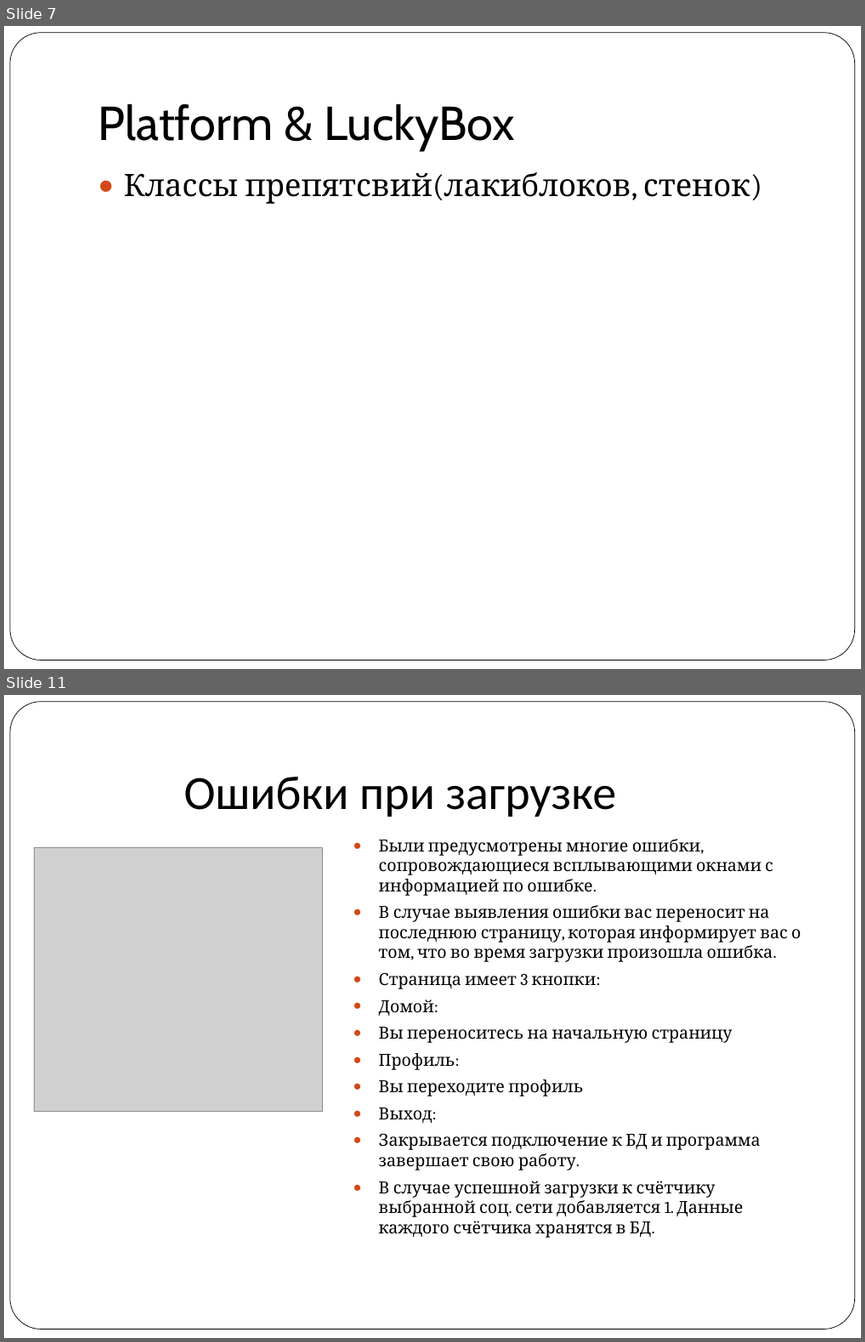
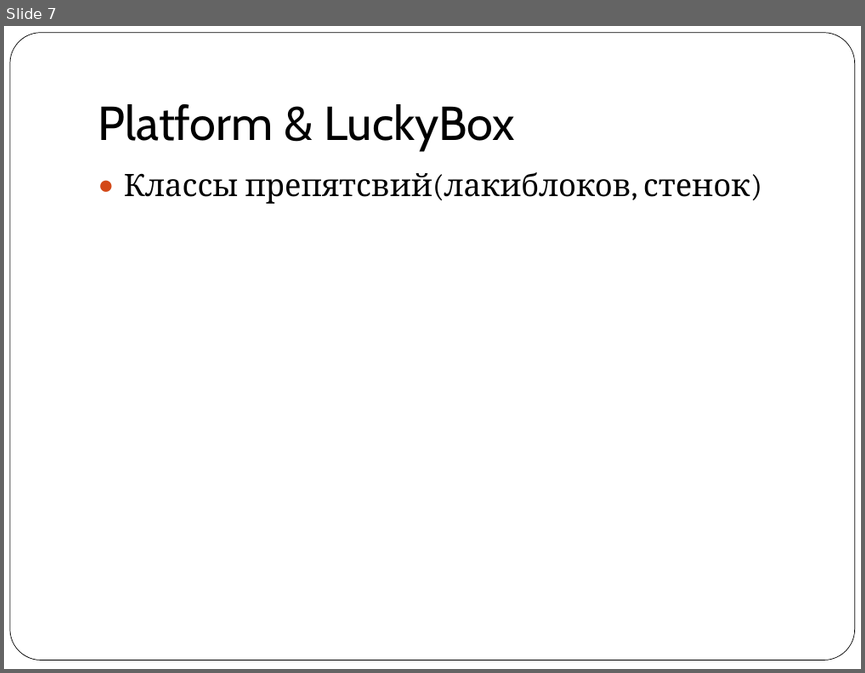
Before and after one commit to vitaly06/SuperMario, a slide deck: piton.ppt. Shown one above the other, each under a label of ours: slides 7 and 11 before the commit, slide 7 after it; the slides between them are not shown. The pictures are 865x1342 and 865x673 pixels, drawn with LibreOffice and Linux fonts; fonts in the diff are those of the drawing; grey boxes stand for pictures. Boxes give left, top, right and bottom in pixels: in the first picture for what was removed or moved away, otherwise in the second. Text is boxed around its words. In the diff, an @@ line names an element or a change of style, - is before the commit and + after.

```diff
--- a/piton.ppt
+++ b/piton.ppt
@@ slide 11 removed at <box>4,695,861,1338</box>, background #FFFFFF; not listed: 1 template element that a slide beside it also shows @@
@@ title removed at <box>184,777,617,817</box> @@
-Ошибки при загрузке
@@ picture removed at <box>34,847,322,1111</box> @@
@@ text removed at <box>379,839,800,1237</box> @@
-● Были предусмотрены многие ошибки, сопровождающиеся всплывающими окнами с информацией по ошибке.
-● В случае выявления ошибки вас переносит на последнюю страницу, которая информирует вас о том, что во время загрузки произошла ошибка.
-● Страница имеет 3 кнопки:
-● Домой:
-● Вы переноситесь на начальную страницу
-● Профиль:
-● Вы переходите профиль
-● Выход:
-● Закрывается подключение к БД и программа завершает свою работу.
-● В случае успешной загрузки к счётчику выбранной соц. сети добавляется 1. Данные каждого счётчика хранятся в БД.
```
Also in this commit, not shown: 2 slides changed, 4 slides added, 7 other slides removed, 9 other files.
